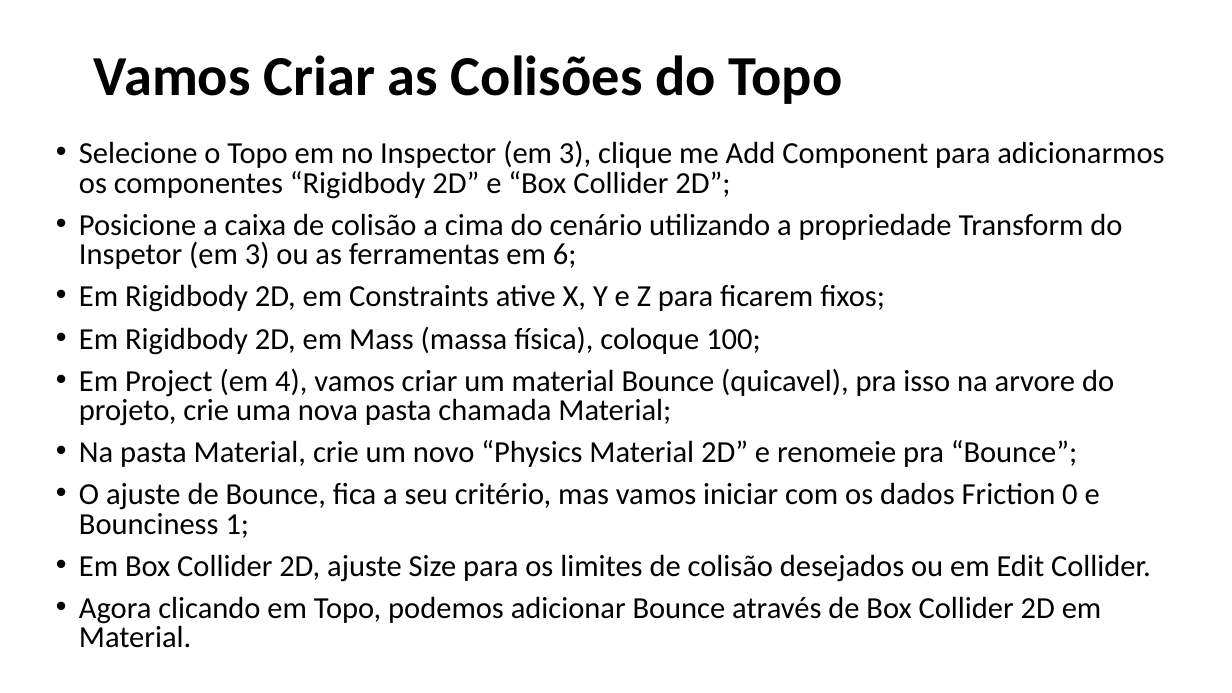
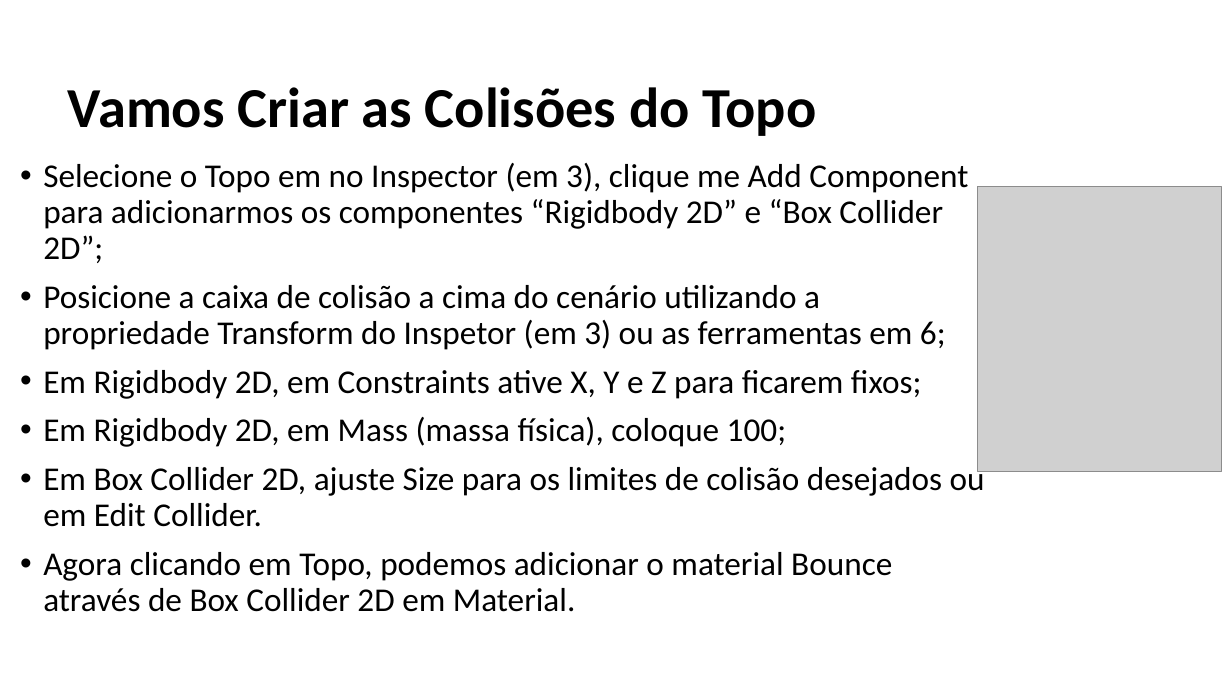
Before and after one commit to fmflavio/page, a slide deck: slide 9 of downloads/Arcanoid Generico.pptx (slide 8 before the commit). Drawn at 1232x693 pixels with LibreOffice and Linux fonts; fonts in the diff are those of the drawing; grey boxes stand for pictures. Boxes give left, top, right and bottom in pixels: in the first picture for what was removed or moved away, otherwise in the second. Text is boxed around its words. In the diff, an @@ line names an element or a change of style, - is before the commit and + after.

```diff
--- a/downloads/Arcanoid Generico.pptx
+++ b/downloads/Arcanoid Generico.pptx
@@ title "Vamos Criar as Colisões do ...": place and size @@
-title "Vamos Criar as Colisões do ..." at box(94, 55, 843, 104)
+title "Vamos Criar as Colisões do ..." at box(68, 87, 817, 136)
@@ text "Selecione o Topo em no ...": place and size @@
-text "Selecione o Topo em no ..." at box(79, 141, 1164, 648)
+text "Selecione o Topo em no ..." at box(43, 163, 985, 612)
@@ text at box(43, 163, 985, 527): size 23.8 to 25.9 pt in "Selecione o Topo em no Inspector (em ...", "Posicione a caixa de colisão a cima ...", "Em Rigidbody 2D, em Constraints ative X, ...", "Em Rigidbody 2D, em Mass (massa física), ..." and 1 more places; line spacing 0.8 to 0.9 @@
@@ picture added at box(978, 187, 1221, 471) @@
@@ text at box(79, 369, 1114, 538): paragraphs removed @@
-• Em Project (em 4), vamos criar um material Bounce (quicavel), pra isso na arvore do projeto, crie uma nova pasta chamada Material;
-• Na pasta Material, crie um novo “Physics Material 2D” e renomeie pra “Bounce”;
-• O ajuste de Bounce, fica a seu critério, mas vamos iniciar com os dados Friction 0 e Bounciness 1;
@@ text at box(43, 552, 892, 612): text changed; size 23.8 to 25.9 pt @@
-• Agora clicando em Topo, podemos adicionar Bounce através de Box Collider 2D em Material.
+• Agora clicando em Topo, podemos adicionar o material Bounce através de Box Collider 2D em Material.
```
Also in this commit, not shown: 9 other slides changed, 1 slide added, 2 other files.
